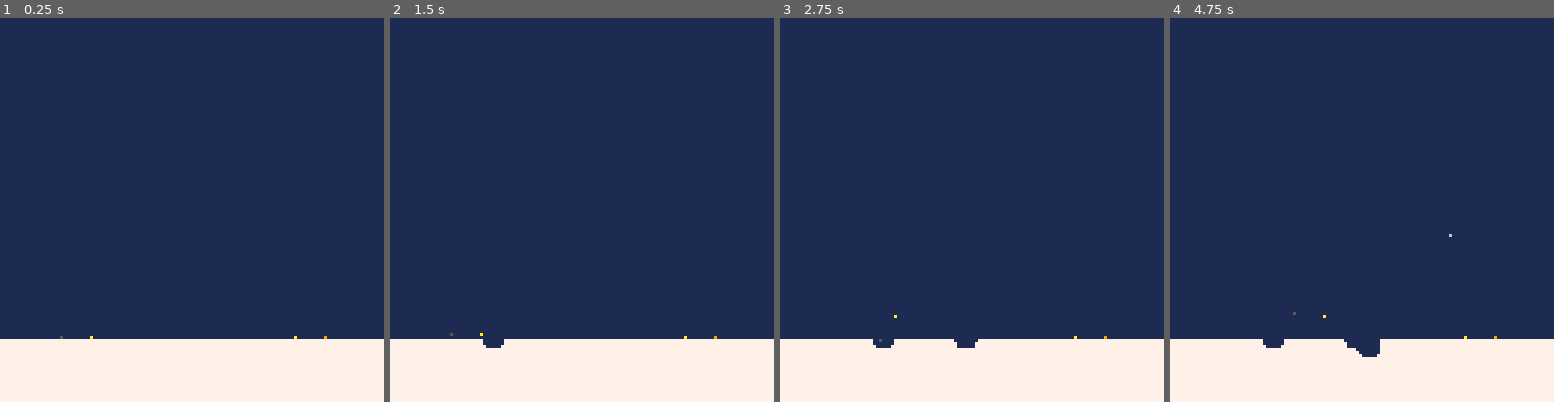
Above: before the commit, frames 1-4 (left to right).
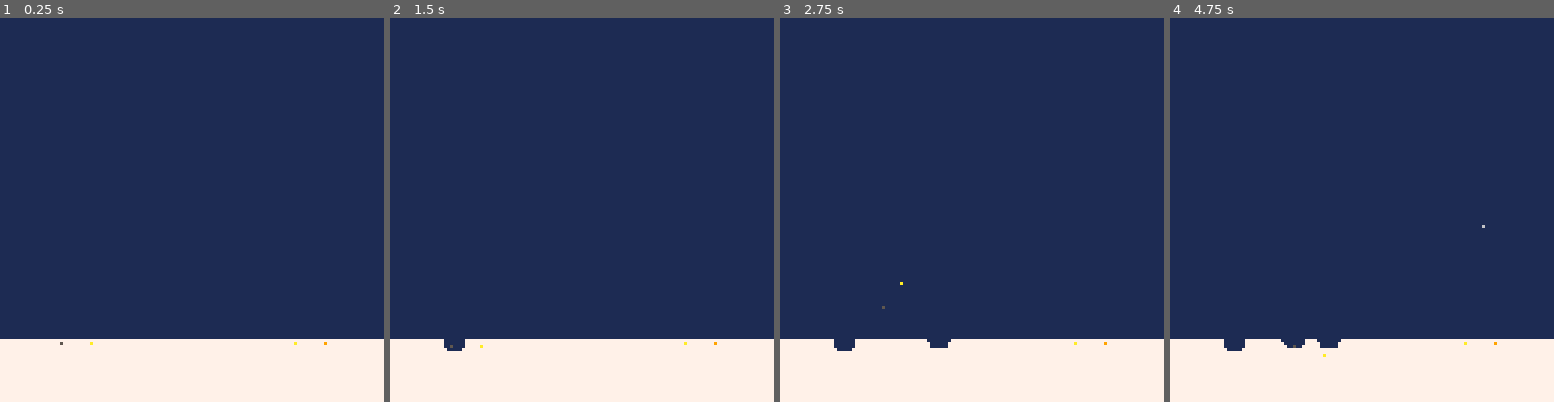
Above: after the commit, the same moments.

Repository: iamapea/miniature_jam
Game: PICO-8 cartridge mini.p8
The game is run twice, just before and just after one commit, with the same random seed, the same clock (stepped at 60 frames per second) and the same inputs.
Inputs:
- Up to frame 1 (0.25 s): no input
- Up to frame 2 (1.5 s): tap X (X key) at 0.33, 1.07 s; tap O (Z key) at 0.7 s
- Up to frame 3 (2.75 s): hold Right 1.6-2.1 s; tap O (Z key) at 1.7, 2.1, 2.5 s; tap X (X key) at 1.85 s; hold Up 2.15-2.42 s; hold Right from 2.47 s (still down)
- Up to frame 4 (4.75 s): tap O (Z key) every 0.4 s from 2.9 to 4.5 s; tap X (X key) at 2.97, 4.08 s; release Right at 3.03 s; hold Left 3.08-3.58 s; hold Down 3.63-3.97 s; hold Right 4.02-4.68 s; hold Up from 4.73 s (still down)

The runs differ from the first frame. In frame 1, less than 0.1% of the frame differs, in the area x 15-86%, y 82-86%; in frame 2, 0.3%; in frame 3, 0.6%; in frame 4, 0.9%, in the area x 14-86%, y 53-89%.

Commit message:
draw ground in background

Diff:
--- a/mini.p8
+++ b/mini.p8
@@ -101,6 +101,14 @@
 -- draw --------------------
 function _draw()
  cls(1) --clear screen black (0)
+ --draw ground
+ for row in all(ground) do
+  for g in all(row) do
+   if g.exists then
+    pset(g.x,g.y,g.c)
+   end
+  end
+ end
  --draw players
  for p in all(players) do
   pset(p.x,p.y,p.c)
@@ -112,14 +120,6 @@
  --draw bullets
  for b in all(bullets) do
   pset(b.x,b.y,col_bullet)
- end
- --draw ground
- for row in all(ground) do
-  for g in all(row) do
-   if g.exists then
-    pset(g.x,g.y,g.c)
-   end
-  end
  end
 end
 -->8
